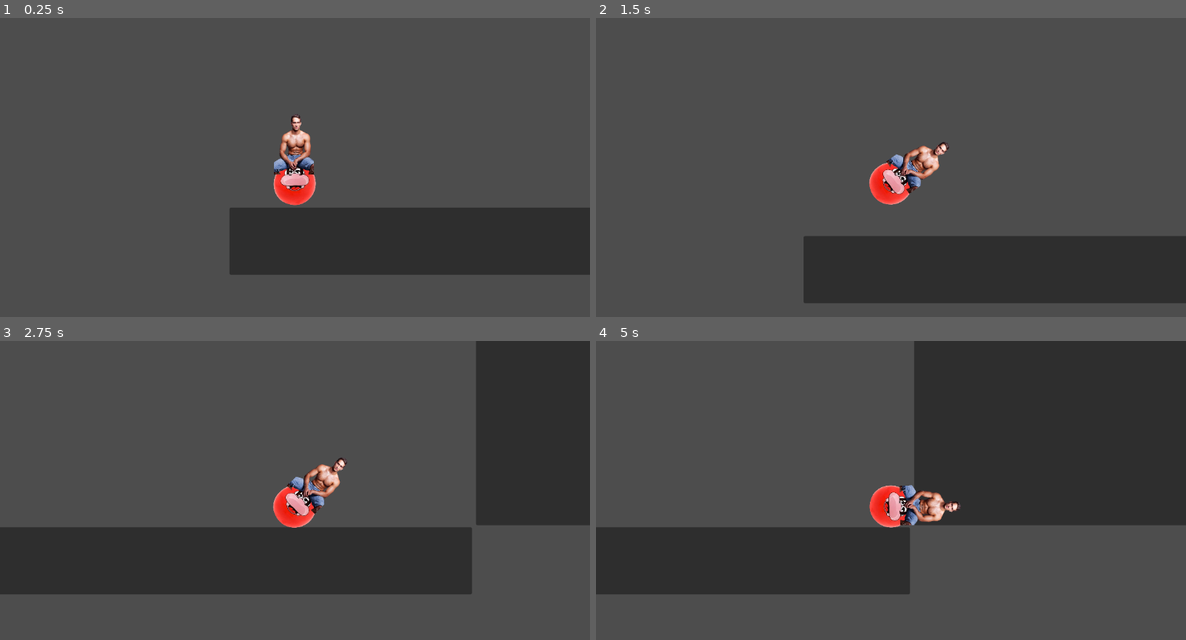
Above: before the commit, frames 1-4 (two rows, left to right).
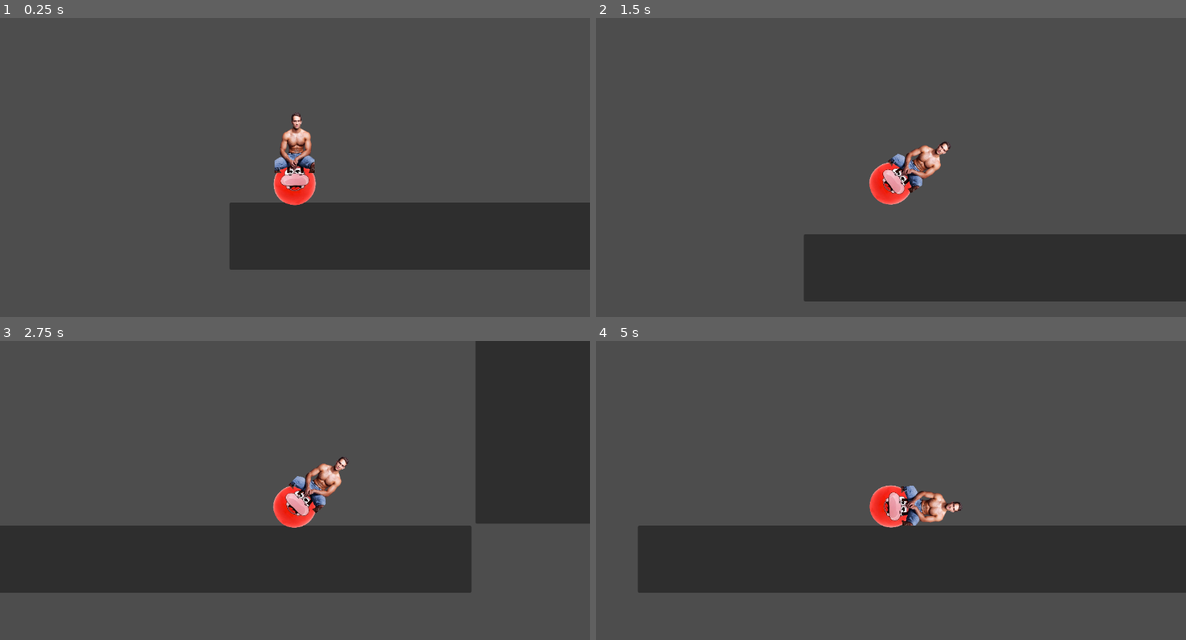
Above: after the commit, the same moments.

Repository: VGDCatumn/VGDC_FALL_26
Game: Godot game, scene res://Levels/testing.tscn
Same seed, same stepped clock (60 frames per second), same inputs: the game is played once before the commit and once after it. The project has no main scene, so this scene is started directly.
Inputs:
- Up to frame 1 (0.25 s): no input
- Up to frame 2 (1.5 s): hold Right (ui_right) from 0.53 s (still down)
- Up to frame 3 (2.75 s): release Right (ui_right) at 2.03 s; hold Left (ui_left) from 2.03 s (still down)
- Up to frame 4 (5 s): release Left (ui_left) at 2.78 s; hold Right (ui_right) 2.78-4.28 s; hold Left (ui_left) from 4.28 s (still down)

The runs differ from the first frame. In frame 1, 2.7% of the frame differs, in the area x 38-100%, y 31-86%; in frame 2, 1.2%; in frame 3, 1.4%; in frame 4, 41%, in the area x 0-100%, y 0-85%.

Commit message:
Wall and ceiling bouncing
Bounces off wall now yay!

Diff:
--- a/Godot/Levels/testing.tscn
+++ b/Godot/Levels/testing.tscn
@@ -11,11 +11,13 @@
 size = Vector2(915.25, 503)
 
 [sub_resource type="CircleShape2D" id="CircleShape2D_a7g5p"]
-radius = 40.112343
+radius = 37.0
 
 [node name="Testing" type="Node2D" unique_id=488097887]
 
 [node name="StaticBody2D" type="StaticBody2D" parent="." unique_id=247718308]
+collision_layer = 3
+collision_mask = 3
 
 [node name="CollisionShape2D" type="CollisionShape2D" parent="StaticBody2D" unique_id=1369962554]
 position = Vector2(576.75, 557)
@@ -51,7 +53,7 @@
 texture = ExtResource("2_k6mlf")
 
 [node name="10019598MuscularManSittingOnAChairRemovebgPreview" type="Sprite2D" parent="BallMan" unique_id=918184012]
-position = Vector2(-1.999999, -77.875)
+position = Vector2(-0.9999991, -81)
 scale = Vector2(0.18995097, 0.19648694)
 texture = ExtResource("3_6fp6m")
 
--- a/Godot/ball_man.gd
+++ b/Godot/ball_man.gd
@@ -4,16 +4,24 @@
 const SPEED = 300.0
 const JUMP_VELOCITY = -400.0
 
+var prev_velocity : Vector2
+
 
 func _physics_process(delta: float) -> void:
 	# Add the gravity.
+
 	if not is_on_floor():
 		velocity += get_gravity() * delta
+
 	else:
 
 		velocity += Vector2(cos(deg_to_rad(90 - rotation_degrees)) * 200,
 		sin(deg_to_rad(90 - rotation_degrees)) * -400)
-		print(velocity.y)
+
+	if is_on_wall():
+		velocity.x = - prev_velocity.x
+	if is_on_ceiling():
+		velocity.y = - prev_velocity.y
 	# Handle jump
 
 	if Input.is_action_pressed("ui_right"):
@@ -23,6 +31,6 @@
 
 	# Get the input direction and handle the movement/deceleration.
 	# As good practice, you should replace UI actions with custom gameplay actions.
-
-
+	if velocity.x != 0 and velocity.y != 0:
+		prev_velocity = velocity
 	move_and_slide()
